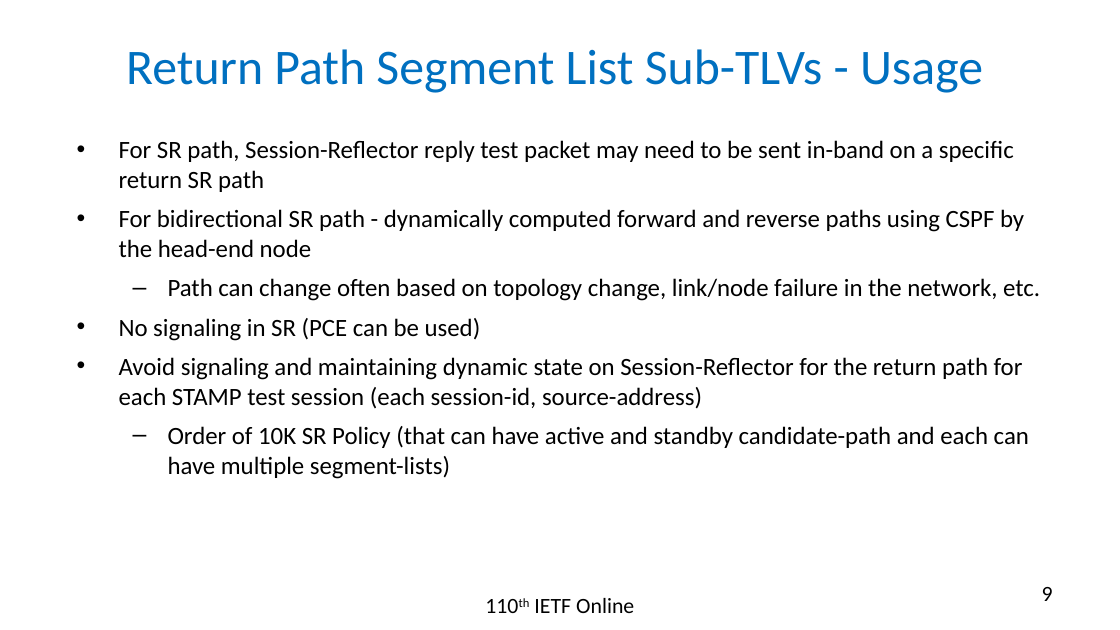
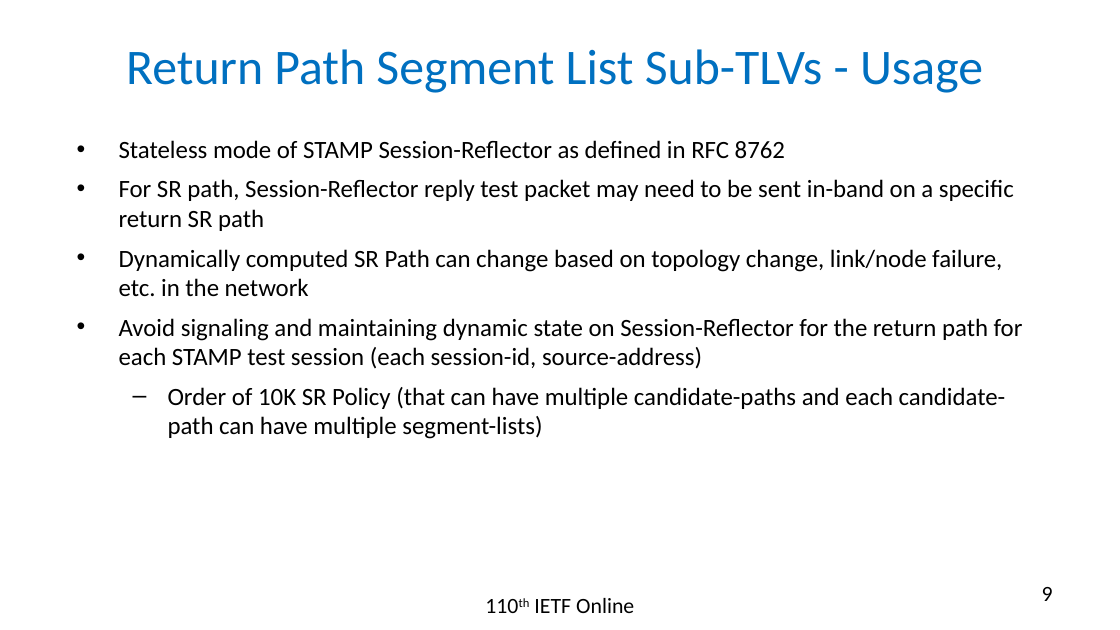
Before and after one commit to rakgandhi/ietf-slides, a slide deck: slide 9 of draft-gandhi-ippm-stamp-srpm-02.pptx. Drawn at 1120x630 pixels with LibreOffice and Linux fonts; fonts in the diff are those of the drawing. Boxes give left, top, right and bottom in pixels: in the first picture for what was removed or moved away, otherwise in the second. Text is boxed around its words. In the diff, an @@ line names an element or a change of style, - is before the commit and + after.

```diff
--- a/draft-gandhi-ippm-stamp-srpm-02.pptx
+++ b/draft-gandhi-ippm-stamp-srpm-02.pptx
@@ text at (x1=119, y1=140, x2=785, y2=159): paragraph added @@
+• Stateless mode of STAMP Session-Reflector as defined in RFC 8762
@@ text at (x1=119, y1=249, x2=1002, y2=296): text changed @@
-• For bidirectional SR path - dynamically computed forward and reverse paths using CSPF by the head-end node
-  – Path can change often based on topology change, link/node failure in the network, etc.
-• No signaling in SR (PCE can be used)
+• Dynamically computed SR Path can change based on topology change, link/node failure, etc. in the network
@@ text at (x1=168, y1=387, x2=1006, y2=439): text changed @@
-  – Order of 10K SR Policy (that can have active and standby candidate-path and each can have multiple segment-lists)
+  – Order of 10K SR Policy (that can have multiple candidate-paths and each candidate-path can have multiple segment-lists)
```
Also in this commit, not shown: 2 other slides changed, 1 other file.
